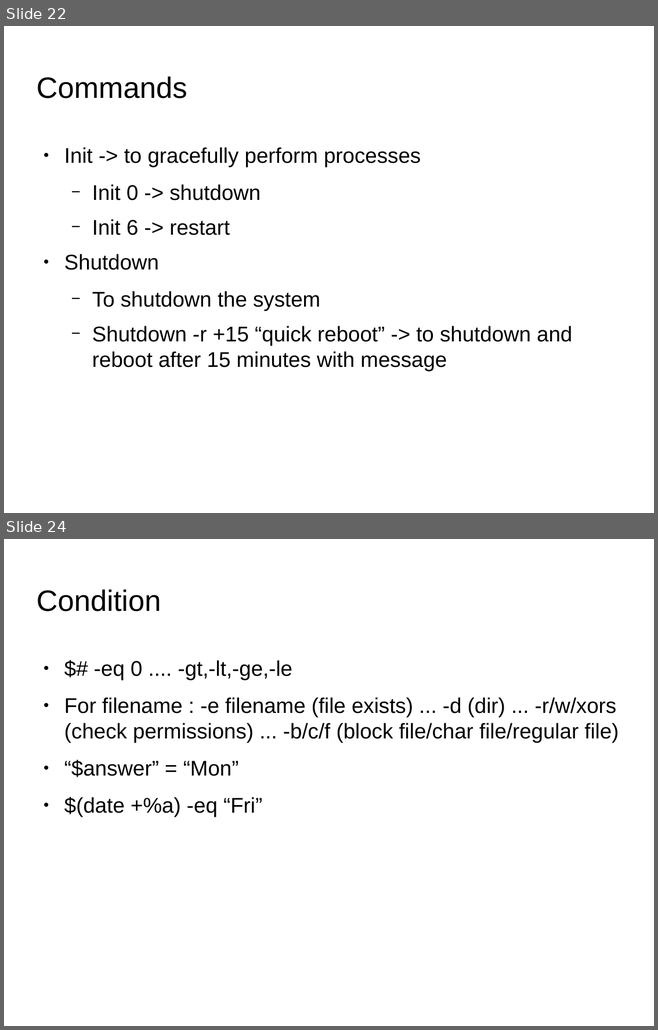
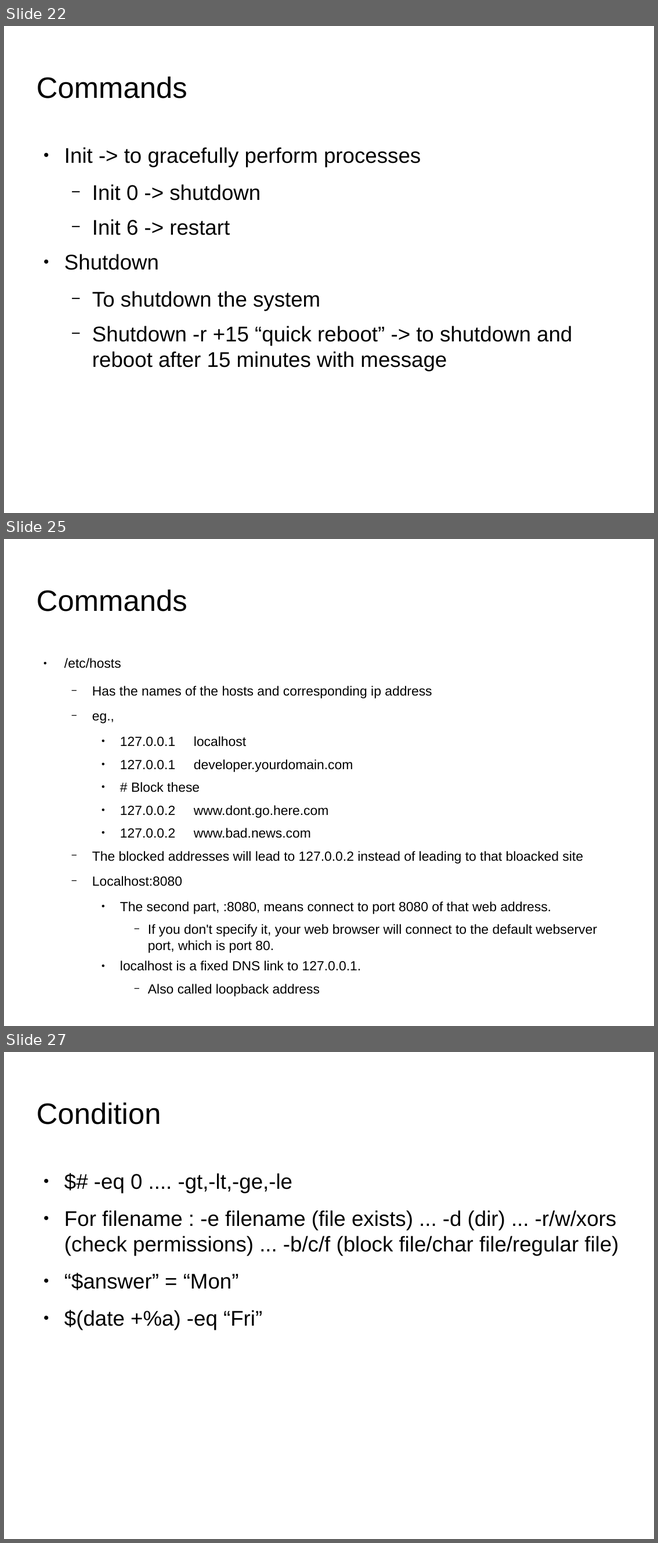
Before and after one commit to shikha-desai/Internship_PreWork, a slide deck: Shell_Script/Shell_Script_Notes.odp. Shown one above the other, each under a label of ours: slides 22 and 24 before the commit, slides 22, 25 and 27 after it; the slides between them are not shown. The pictures are 658x1030 and 658x1543 pixels, drawn with LibreOffice and Linux fonts; fonts in the diff are those of the drawing; background and template pictures are left out. Boxes give left, top, right and bottom in pixels: in the first picture for what was removed or moved away, otherwise in the second. Text is boxed around its words. In the diff, an @@ line names an element or a change of style, - is before the commit and + after.

```diff
--- a/Shell_Script/Shell_Script_Notes.odp
+++ b/Shell_Script/Shell_Script_Notes.odp
@@ slide 25 added at (4, 539, 654, 1026), background picture (left out) @@
@@ title added at (36, 589, 187, 611), 36 pt, text #000000 @@
+Commands
@@ text added at (64, 658, 596, 997), 16.2 pt, text #000000 @@
+● /etc/hosts
+  − Has the names of the hosts and corresponding ip address
+  − eg.,
+    ● 127.0.0.1 localhost
+    ● 127.0.0.1 developer.yourdomain.com
+    ● # Block these
+    ● 127.0.0.2 www.dont.go.here.com
+    ● 127.0.0.2 www.bad.news.com
+  − The blocked addresses will lead to 127.0.0.2 instead of leading to that bloacked site
+  − Localhost:8080
+    ● The second part, :8080, means connect to port 8080 of that web address.
+      − If you don't specify it, your web browser will connect to the default webserver port, which is port 80.
+    ● localhost is a fixed DNS link to 127.0.0.1.
+      − Also called loopback address
@@ what was slide 24 is now slide 27 @@
```
Also in this commit, not shown: 1 slide changed, 2 other slides added, 2 other files.
